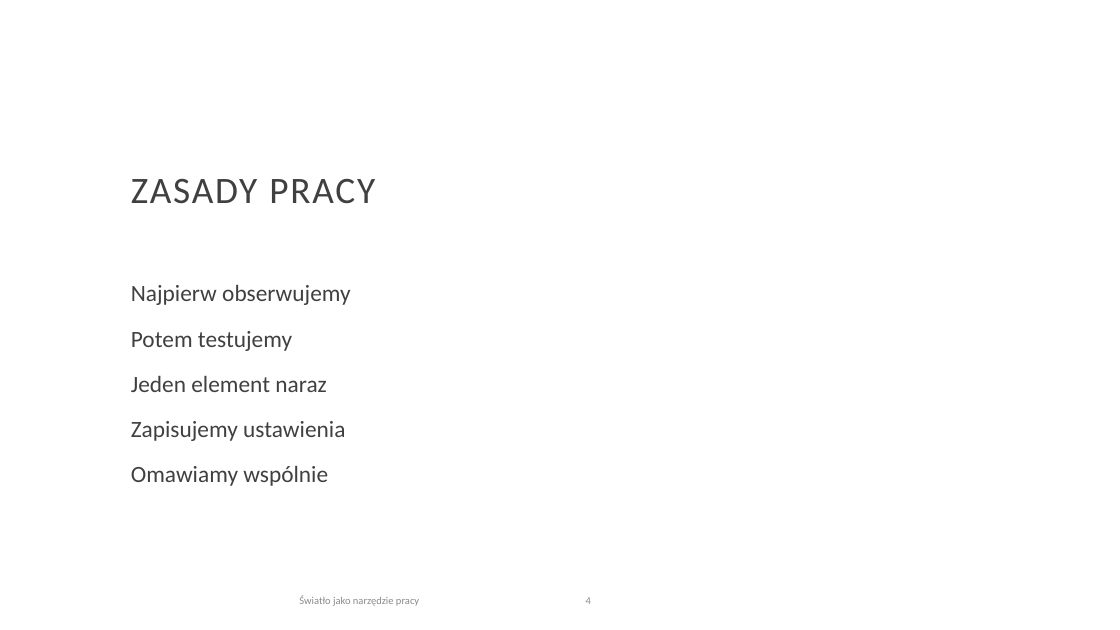
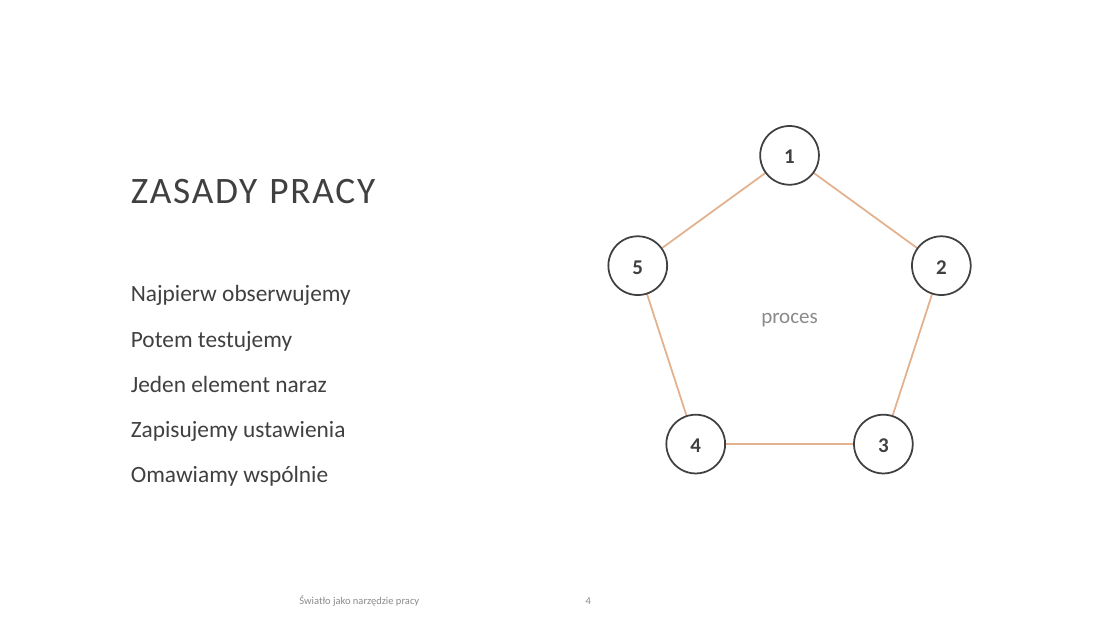
Before and after one commit to kontakt334/4eyes, a slide deck: slide 4 of projekty/warsztaty-beauty-product/swiatlo-jako-narzedzie-pracy-v2.pptx. Drawn at 1120x630 pixels with LibreOffice and Linux fonts; fonts in the diff are those of the drawing; background and template pictures are left out. Boxes give left, top, right and bottom in pixels: in the first picture for what was removed or moved away, otherwise in the second. Text is boxed around its words. In the diff, an @@ line names an element or a change of style, - is before the commit and + after.

```diff
--- a/projekty/warsztaty-beauty-product/swiatlo-jako-narzedzie-pracy-v2.pptx
+++ b/projekty/warsztaty-beauty-product/swiatlo-jako-narzedzie-pracy-v2.pptx
@@ ellipse added at [760, 126, 819, 185], fill #FFFFFF, outline #404040 1.5 pt, 18 pt, text #404040, bold @@
+1
@@ line added from (638, 266) to (790, 155), #E3B18D 1.5 pt @@
@@ line added from (790, 155) to (942, 266), #E3B18D 1.5 pt @@
@@ ellipse added at [608, 236, 667, 295], fill #FFFFFF, outline #404040 1.5 pt, 18 pt, text #404040, bold @@
+5
@@ ellipse added at [912, 236, 971, 295], fill #FFFFFF, outline #404040 1.5 pt, 18 pt, text #404040, bold @@
+2
@@ line added from (638, 266) to (696, 444), #E3B18D 1.5 pt @@
@@ line added from (884, 444) to (942, 266), #E3B18D 1.5 pt @@
@@ text added at [761, 313, 818, 327], 18 pt, text #8A8A8A @@
+proces
@@ ellipse added at [666, 415, 725, 474], fill #FFFFFF, outline #404040 1.5 pt, 18 pt, text #404040, bold @@
+4
@@ ellipse added at [854, 415, 913, 474], fill #FFFFFF, outline #404040 1.5 pt, 18 pt, text #404040, bold @@
+3
@@ line added from (696, 444) to (884, 444), #E3B18D 1.5 pt @@
```
Also in this commit, not shown: 9 other slides changed, 1 slide removed, 2 other files.
